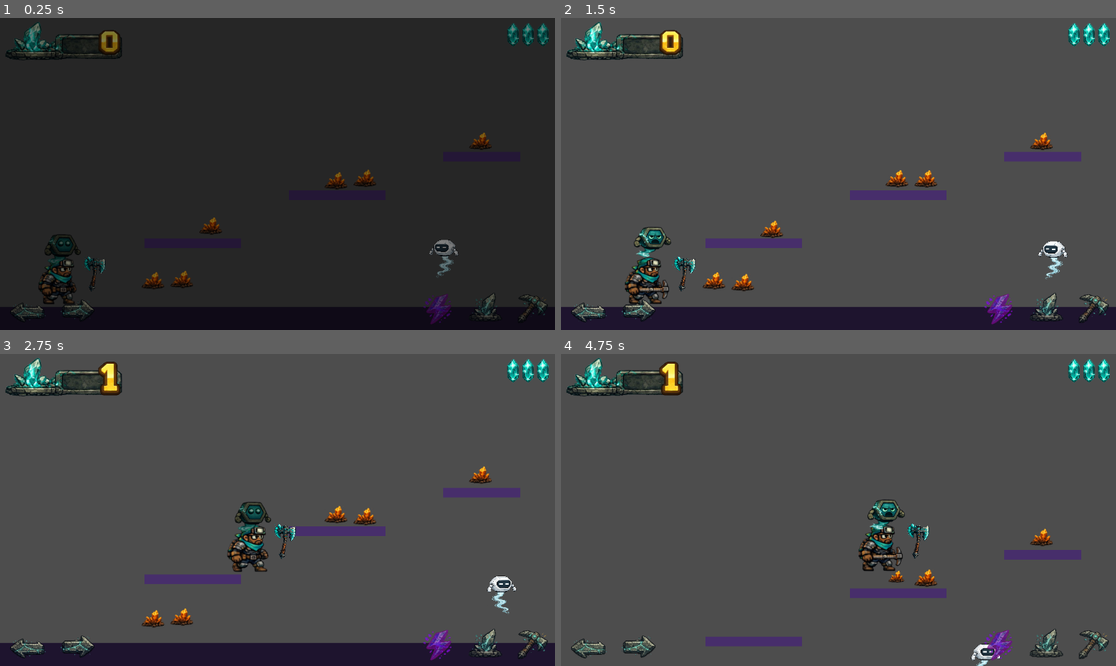
Above: before the commit, frames 1-4 (two rows, left to right).
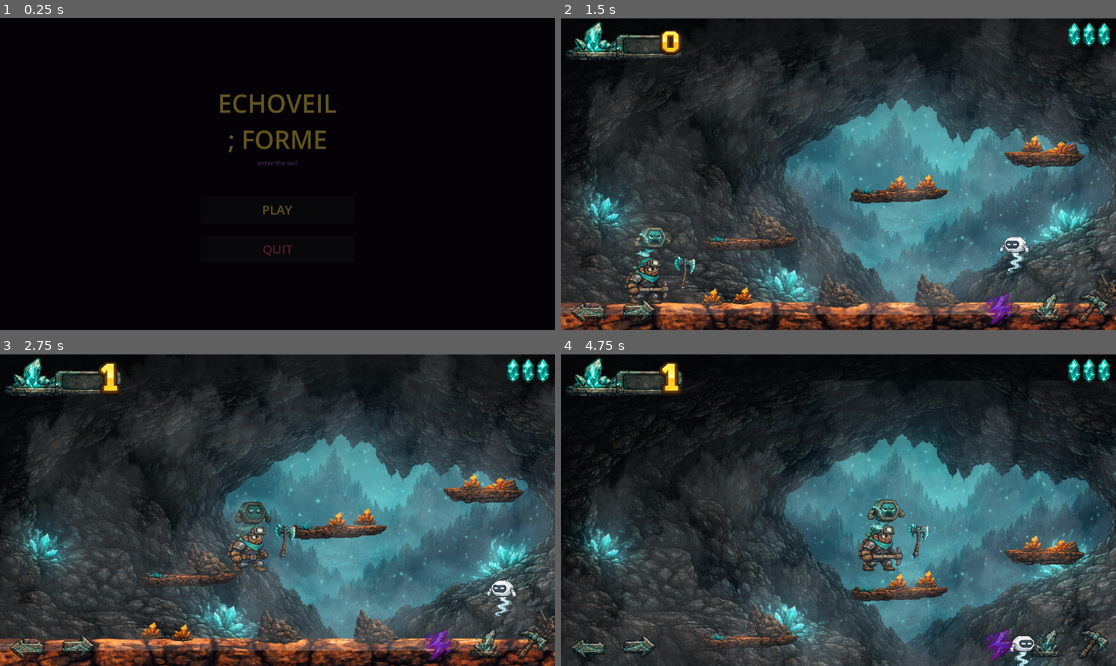
Above: after the commit, the same moments.

Repository: humeurworld-hash/echoveil-forme
Game: Godot game, scene res://main_menu.tscn
The game is run twice, just before and just after one commit, with the same random seed, the same clock (stepped at 60 frames per second) and the same inputs. Before the commit the project starts from res://level1.tscn. Sound files missing from this copy of the repository are replaced by a short silence.
Inputs (mouse positions are in pixels of both pictures, inside the frame that each line leads up to):
- Up to frame 1 (0.25 s): no input
- Up to frame 2 (1.5 s): click (838, 208) at 0.5 s, where only the run after the commit has a clickable "PLAY"; hold D (move_right) from 1.28 s (still down); tap X (swing) at 1.35 s
- Up to frame 3 (2.75 s): keep holding D (move_right); tap Space (jump) at 1.52, 2.27 s; tap E (break_power) at 2.1 s; tap X (swing) at 2.3 s
- Up to frame 4 (4.75 s): release D (move_right) at 2.78 s; hold A (move_left) 2.78-3.53 s; tap X (swing) at 2.85, 3.6, 4.55 s; hold D (move_right) from 3.53 s (still down); tap Space (jump) at 3.77, 4.52 s; tap E (break_power) at 4.35 s

The runs differ from the first frame. In frame 1, 92% of the frame differs, in the area x 0-100%, y 0-99%; in frame 2, 83%; in frame 3, 83%; in frame 4, 84%.

Commit message:
Add main menu, level exit portal, rock break — complete level 1 loop
- main_menu.gd / main_menu.tscn: dark cave menu with Play/Quit, fade transitions, music
- level_exit.gd / level_exit.tscn: pulsing purple portal at end of level, fades to next level (or main menu if level doesn't exist yet)
- rock.gd / rock.tscn: destructible rocks with 2 HP, shard drop, shake on hit, break sound
- level1.tscn: add level exit instance at x=1955, add rock + ledge texture ext_resources
- player.gd: fade_in on _ready so level always opens with a clean transition
- project.godot: main scene changed from level1 to main_menu
- Platform textures (Ledge long/two/three/Ledge, Background, Fog, ground stone) committed

Co-Authored-By: Claude Sonnet 4.6 <noreply@anthropic.com>

Diff:
--- a/level1.tscn
+++ b/level1.tscn
@@ -1,16 +1,25 @@
 [gd_scene format=3 uid="uid://c5g0sg05pbfyc"]
 
 [ext_resource type="Script" uid="uid://2amuy46p2t3q" path="res://player.gd" id="1_player"]
+[ext_resource type="Texture2D" uid="uid://c2j7t6f25unu6" path="res://echoveil/platforms/ground_stone 2.PNG" id="2_hx44q"]
 [ext_resource type="SpriteFrames" uid="uid://dgco3rqfqmgyb" path="res://player_frames.tres" id="2_pframes"]
 [ext_resource type="SpriteFrames" uid="uid://c7ronklbxhj4o" path="res://fuse_frames.tres" id="3_fframes"]
 [ext_resource type="Script" uid="uid://crdyrd1tl85hc" path="res://hud.gd" id="4_hud"]
+[ext_resource type="Texture2D" uid="uid://bx53b5qrbdjlv" path="res://echoveil/platforms/Ledge long.png" id="5_3l65w"]
 [ext_resource type="PackedScene" path="res://drone.tscn" id="5_drone"]
 [ext_resource type="PackedScene" path="res://shard.tscn" id="6_shard"]
-[ext_resource type="PackedScene" path="res://touch_controls.tscn" id="11_touch"]
 [ext_resource type="Texture2D" uid="uid://drtijhohgh5ro" path="res://echoveil/forme/Glowing fantasy battle axe design.png" id="7_axe"]
 [ext_resource type="AudioStream" uid="uid://dlwq17pgqpsr" path="res://echoveil/music/Mist in the Circuit-2.mp3" id="8_music"]
 [ext_resource type="Texture2D" uid="uid://f0lwj0rbq0qt" path="res://echoveil/UI/mourk counter/220E297F-BA40-4195-9E91-D295DD553BA9-2.png" id="9_mc"]
 [ext_resource type="Texture2D" uid="uid://5h85q5nijjse" path="res://echoveil/UI/Life shards/220E297F-BA40-4195-9E91-D295DD553BA9-1.png" id="10_ls"]
+[ext_resource type="PackedScene" path="res://touch_controls.tscn" id="11_touch"]
+[ext_resource type="Texture2D" uid="uid://dsl4xo7l1hlh3" path="res://echoveil/platforms/Background_far layer.PNG" id="13_bg"]
+[ext_resource type="Texture2D" uid="uid://djo8ohk2ayp4g" path="res://echoveil/platforms/Fog layer.PNG" id="16_fog"]
+[ext_resource type="Texture2D" uid="uid://dfo6gvdmoemta" path="res://echoveil/platforms/Ledge two.png" id="17_ledge2"]
+[ext_resource type="Texture2D" uid="uid://dggeirass816s" path="res://echoveil/platforms/Ledge three.png" id="18_ledge3"]
+[ext_resource type="Texture2D" uid="uid://btmstgmf1oads" path="res://echoveil/platforms/Ledge.png" id="19_ledge1"]
+[ext_resource type="PackedScene" path="res://rock.tscn" id="20_rock"]
+[ext_resource type="PackedScene" path="res://level_exit.tscn" id="21_exit"]
 
 [sub_resource type="RectangleShape2D" id="s_ground"]
 size = Vector2(3000, 32)
@@ -22,7 +31,7 @@
 size = Vector2(20, 800)
 
 [sub_resource type="RectangleShape2D" id="s_plat1"]
-size = Vector2(200, 20)
+size = Vector2(191, 20)
 
 [sub_resource type="RectangleShape2D" id="s_plat2"]
 size = Vector2(200, 20)
@@ -34,7 +43,7 @@
 size = Vector2(200, 20)
 
 [sub_resource type="RectangleShape2D" id="s_player"]
-size = Vector2(114, 122)
+size = Vector2(114, 105)
 
 [sub_resource type="AtlasTexture" id="at_mc"]
 atlas = ExtResource("9_mc")
@@ -45,6 +54,23 @@
 region = Rect2(913, 413, 119, 230)
 
 [node name="Level1" type="Node2D" unique_id=450925954]
+
+[node name="Background" type="CanvasLayer" parent="." unique_id=111000001]
+layer = -10
+
+[node name="FarLayer" type="TextureRect" parent="Background" unique_id=111000002]
+anchors_preset = 15
+anchor_right = 1.0
+anchor_bottom = 1.0
+offset_left = -11.0
+offset_top = 1.0
+offset_right = 869.0
+offset_bottom = 1.0
+grow_horizontal = 2
+grow_vertical = 2
+texture = ExtResource("13_bg")
+expand_mode = 1
+stretch_mode = 1
 
 [node name="Music" type="AudioStreamPlayer" parent="." unique_id=413034785]
 stream = ExtResource("8_music")
@@ -57,12 +83,13 @@
 [node name="CollisionShape2D" type="CollisionShape2D" parent="Ground" unique_id=2065281455]
 shape = SubResource("s_ground")
 
-[node name="ColorRect" type="ColorRect" parent="Ground" unique_id=350820970]
-offset_left = -1500.0
-offset_top = -16.0
-offset_right = 1500.0
-offset_bottom = 400.0
-color = Color(0.12, 0.08, 0.18, 1)
+[node name="GroundTex" type="TextureRect" parent="Ground" unique_id=350820970]
+offset_left = -1013.0
+offset_top = -187.0
+offset_right = 1031.0
+offset_bottom = 386.0
+texture = ExtResource("2_hx44q")
+expand_mode = 1
 
 [node name="WallLeft" type="StaticBody2D" parent="." unique_id=648516044]
 position = Vector2(-10, 300)
@@ -76,18 +103,26 @@
 [node name="CollisionShape2D" type="CollisionShape2D" parent="WallRight" unique_id=368816069]
 shape = SubResource("s_wall_r")
 
+[node name="Fog" type="Sprite2D" parent="." unique_id=555000001]
+modulate = Color(1, 1, 1, 0.72)
+z_index = 1
+position = Vector2(1000, 270.93)
+scale = Vector2(0.518, 1.1165401)
+texture = ExtResource("16_fog")
+
 [node name="Platform1" type="StaticBody2D" parent="." unique_id=1654967156]
 position = Vector2(400, 520)
 
 [node name="CollisionShape2D" type="CollisionShape2D" parent="Platform1" unique_id=580620553]
+position = Vector2(-4.5, 0)
 shape = SubResource("s_plat1")
 
-[node name="ColorRect" type="ColorRect" parent="Platform1" unique_id=878719617]
-offset_left = -100.0
-offset_top = -10.0
-offset_right = 100.0
-offset_bottom = 10.0
-color = Color(0.28, 0.18, 0.42, 1)
+[node name="LedgeTex" type="Sprite2D" parent="Platform1" unique_id=878719617]
+position = Vector2(122.00003, -9)
+scale = Vector2(0.3296484, 0.26)
+texture = ExtResource("5_3l65w")
+region_enabled = true
+region_rect = Rect2(0, 0, 1536, 650)
 
 [node name="Platform2" type="StaticBody2D" parent="." unique_id=689530374]
 position = Vector2(700, 420)
@@ -95,12 +130,12 @@
 [node name="CollisionShape2D" type="CollisionShape2D" parent="Platform2" unique_id=1235542999]
 shape = SubResource("s_plat2")
 
-[node name="ColorRect" type="ColorRect" parent="Platform2" unique_id=1057959165]
-offset_left = -100.0
-offset_top = -10.0
-offset_right = 100.0
-offset_bottom = 10.0
-color = Color(0.28, 0.18, 0.42, 1)
+[node name="LedgeTex" type="Sprite2D" parent="Platform2" unique_id=1057959165]
+position = Vector2(133.15997, -9)
+scale = Vector2(0.33442703, 0.26)
+texture = ExtResource("5_3l65w")
+region_enabled = true
+region_rect = Rect2(0, 0, 1536, 650)
 
 [node name="Platform3" type="StaticBody2D" parent="." unique_id=2100985263]
 position = Vector2(1000, 340)
@@ -108,12 +143,12 @@
 [node name="CollisionShape2D" type="CollisionShape2D" parent="Platform3" unique_id=829735404]
 shape = SubResource("s_plat3")
 
-[node name="ColorRect" type="ColorRect" parent="Platform3" unique_id=1672591674]
-offset_left = -80.0
-offset_top = -10.0
-offset_right = 80.0
-offset_bottom = 10.0
-color = Color(0.28, 0.18, 0.42, 1)
+[node name="LedgeTex" type="Sprite2D" parent="Platform3" unique_id=1672591674]
+position = Vector2(-147, -39)
+scale = Vector2(0.3296484, 0.26)
+texture = ExtResource("17_ledge2")
+region_enabled = true
+region_rect = Rect2(0, 0, 1536, 650)
 
 [node name="Platform4" type="StaticBody2D" parent="." unique_id=1393546088]
 position = Vector2(1300, 460)
@@ -121,12 +156,12 @@
 [node name="CollisionShape2D" type="CollisionShape2D" parent="Platform4" unique_id=1143614657]
 shape = SubResource("s_plat4")
 
-[node name="ColorRect" type="ColorRect" parent="Platform4" unique_id=1784020651]
-offset_left = -100.0
-offset_top = -10.0
-offset_right = 100.0
-offset_bottom = 10.0
-color = Color(0.28, 0.18, 0.42, 1)
+[node name="LedgeTex" type="Sprite2D" parent="Platform4" unique_id=1784020651]
+position = Vector2(-253.99994, 41.000008)
+scale = Vector2(0.50143886, 0.32999998)
+texture = ExtResource("18_ledge3")
+region_enabled = true
+region_rect = Rect2(0, 0, 1536, 650)
 
 [node name="Platform5" type="StaticBody2D" parent="." unique_id=845778228]
 position = Vector2(1650, 380)
@@ -134,12 +169,12 @@
 [node name="CollisionShape2D" type="CollisionShape2D" parent="Platform5" unique_id=45650536]
 shape = SubResource("s_plat1")
 
-[node name="ColorRect" type="ColorRect" parent="Platform5" unique_id=322435908]
-offset_left = -100.0
-offset_top = -10.0
-offset_right = 100.0
-offset_bottom = 10.0
-color = Color(0.28, 0.18, 0.42, 1)
+[node name="LedgeTex" type="Sprite2D" parent="Platform5" unique_id=322435908]
+position = Vector2(342.45752, 92)
+scale = Vector2(0.5801335, 0.33461532)
+texture = ExtResource("19_ledge1")
+region_enabled = true
+region_rect = Rect2(0, 0, 1536, 650)
 
 [node name="Player" type="CharacterBody2D" parent="." unique_id=470107600 groups=["player"]]
 position = Vector2(180, 580)
@@ -165,7 +200,7 @@
 texture = ExtResource("7_axe")
 
 [node name="CollisionShape2D" type="CollisionShape2D" parent="Player" unique_id=344234082]
-position = Vector2(-62, 14)
+position = Vector2(-62, 22.5)
 shape = SubResource("s_player")
 
 [node name="Camera2D" type="Camera2D" parent="Player" unique_id=942498202]
@@ -185,28 +220,43 @@
 position = Vector2(900, 560)
 
 [node name="Shard1" parent="." unique_id=1472864411 instance=ExtResource("6_shard")]
-position = Vector2(320, 600)
+position = Vector2(315, 632)
 
 [node name="Shard2" parent="." unique_id=1050880144 instance=ExtResource("6_shard")]
-position = Vector2(380, 600)
+position = Vector2(380, 633)
 
 [node name="Shard3" parent="." unique_id=1534389029 instance=ExtResource("6_shard")]
-position = Vector2(440, 488)
+position = Vector2(437, 497)
 
 [node name="Shard4" parent="." unique_id=492942105 instance=ExtResource("6_shard")]
-position = Vector2(700, 388)
+position = Vector2(701, 398)
 
 [node name="Shard5" parent="." unique_id=2119158844 instance=ExtResource("6_shard")]
-position = Vector2(760, 388)
+position = Vector2(760, 395)
 
 [node name="Shard6" parent="." unique_id=1479138252 instance=ExtResource("6_shard")]
-position = Vector2(1000, 308)
+position = Vector2(981, 317)
 
 [node name="Shard7" parent="." unique_id=2056878147 instance=ExtResource("6_shard")]
-position = Vector2(1300, 428)
+position = Vector2(1255, 439)
 
 [node name="Shard8" parent="." unique_id=193639214 instance=ExtResource("6_shard")]
 position = Vector2(1650, 348)
+
+[node name="Rock1" parent="." unique_id=50156717 instance=ExtResource("20_rock")]
+position = Vector2(580, 610)
+
+[node name="Rock2" parent="." unique_id=1834860937 instance=ExtResource("20_rock")]
+position = Vector2(780, 610)
+
+[node name="Rock3" parent="." unique_id=1360775910 instance=ExtResource("20_rock")]
+position = Vector2(430, 470)
+
+[node name="Rock4" parent="." unique_id=1259694235 instance=ExtResource("20_rock")]
+position = Vector2(1150, 610)
+
+[node name="LevelExit" parent="." unique_id=1867320001 instance=ExtResource("21_exit")]
+position = Vector2(1955, 552)
 
 [node name="HUD" type="CanvasLayer" parent="." unique_id=458924752]
 script = ExtResource("4_hud")
@@ -281,4 +331,4 @@
 theme_override_font_sizes/font_size = 20
 horizontal_alignment = 2
 
-[node name="TouchControls" parent="." instance=ExtResource("11_touch")]
+[node name="TouchControls" parent="." unique_id=1419975432 instance=ExtResource("11_touch")]
--- /dev/null
+++ b/level_exit.gd
@@ -0,0 +1,41 @@
+extends Area2D
+
+var triggered: bool = false
+var pulse: float = 0.0
+
+func _ready() -> void:
+	body_entered.connect(_on_body_entered)
+
+func _process(delta: float) -> void:
+	pulse += delta * 2.2
+	queue_redraw()
+
+func _draw() -> void:
+	var alpha = 0.38 + sin(pulse) * 0.22
+	# Portal glow fill
+	draw_rect(Rect2(-32, -100, 64, 200), Color(0.45, 0.08, 0.95, alpha))
+	# Portal border
+	draw_rect(Rect2(-32, -100, 64, 200), Color(0.80, 0.45, 1.0, 0.55), false, 2.5)
+	# Inner shimmer line
+	var shimmer_x = sin(pulse * 1.3) * 10.0
+	draw_line(Vector2(shimmer_x, -90), Vector2(shimmer_x, 90), Color(1.0, 0.8, 1.0, 0.35), 4.0)
+	# "EXIT" label above portal
+	draw_string(ThemeDB.fallback_font, Vector2(-26, -112), "EXIT", HORIZONTAL_ALIGNMENT_LEFT, -1, 15, Color(0.91, 0.79, 0.30, 0.90))
+
+func _on_body_entered(body: Node2D) -> void:
+	if triggered:
+		return
+	if not body.is_in_group("player"):
+		return
+	triggered = true
+	GameState.save()
+	LevelManager.current_level += 1
+	var next_scene := "res://level%d.tscn" % LevelManager.current_level
+	if not ResourceLoader.exists(next_scene):
+		# Level doesn't exist yet — return to main menu
+		LevelManager.current_level = 0
+		next_scene = "res://main_menu.tscn"
+	TransitionLayer.fade_out(
+		func(): get_tree().call_deferred("change_scene_to_file", next_scene),
+		0.5
+	)
--- /dev/null
+++ b/level_exit.tscn
@@ -0,0 +1,12 @@
+[gd_scene format=3]
+
+[ext_resource type="Script" path="res://level_exit.gd" id="1_exit"]
+
+[sub_resource type="RectangleShape2D" id="RectangleShape2D_exit"]
+size = Vector2(64, 200)
+
+[node name="LevelExit" type="Area2D"]
+script = ExtResource("1_exit")
+
+[node name="CollisionShape2D" type="CollisionShape2D" parent="."]
+shape = SubResource("RectangleShape2D_exit")
--- /dev/null
+++ b/main_menu.gd
@@ -0,0 +1,79 @@
+extends Control
+
+func _ready() -> void:
+	# Dark cave background
+	var bg = ColorRect.new()
+	bg.color = Color(0.04, 0.01, 0.07, 1)
+	bg.set_anchors_preset(Control.PRESET_FULL_RECT)
+	add_child(bg)
+
+	# Centered VBox
+	var vbox = VBoxContainer.new()
+	vbox.set_anchors_preset(Control.PRESET_CENTER)
+	vbox.alignment = BoxContainer.ALIGNMENT_CENTER
+	vbox.custom_minimum_size = Vector2(320, 0)
+	vbox.grow_horizontal = Control.GROW_DIRECTION_BOTH
+	vbox.grow_vertical = Control.GROW_DIRECTION_BOTH
+	add_child(vbox)
+
+	# Title
+	var title = Label.new()
+	title.text = "ECHOVEIL\n; FORME"
+	title.horizontal_alignment = HORIZONTAL_ALIGNMENT_CENTER
+	title.add_theme_font_size_override("font_size", 52)
+	title.add_theme_color_override("font_color", Color(0.91, 0.79, 0.30, 1))
+	vbox.add_child(title)
+
+	# Subtitle
+	var sub = Label.new()
+	sub.text = "enter the veil"
+	sub.horizontal_alignment = HORIZONTAL_ALIGNMENT_CENTER
+	sub.add_theme_font_size_override("font_size", 13)
+	sub.add_theme_color_override("font_color", Color(0.55, 0.40, 0.70, 1))
+	vbox.add_child(sub)
+
+	var sp1 = Control.new()
+	sp1.custom_minimum_size = Vector2(0, 52)
+	vbox.add_child(sp1)
+
+	# Play button
+	var play_btn = Button.new()
+	play_btn.text = "PLAY"
+	play_btn.custom_minimum_size = Vector2(300, 56)
+	play_btn.add_theme_font_size_override("font_size", 26)
+	play_btn.add_theme_color_override("font_color", Color(0.91, 0.79, 0.30, 1))
+	play_btn.pressed.connect(_on_play_pressed)
+	vbox.add_child(play_btn)
+
+	var sp2 = Control.new()
+	sp2.custom_minimum_size = Vector2(0, 18)
+	vbox.add_child(sp2)
+
+	# Quit button
+	var quit_btn = Button.new()
+	quit_btn.text = "QUIT"
+	quit_btn.custom_minimum_size = Vector2(300, 56)
+	quit_btn.add_theme_font_size_override("font_size", 26)
+	quit_btn.add_theme_color_override("font_color", Color(0.75, 0.28, 0.38, 1))
+	quit_btn.pressed.connect(_on_quit_pressed)
+	vbox.add_child(quit_btn)
+
+	# Music
+	var music = AudioStreamPlayer.new()
+	music.stream = load("res://echoveil/music/Mist in the Circuit-2.mp3")
+	music.volume_db = -12.0
+	music.autoplay = true
+	add_child(music)
+
+	GameState.reset()
+	TransitionLayer.fade_in(0.6)
+
+func _on_play_pressed() -> void:
+	LevelManager.current_level = 1
+	TransitionLayer.fade_out(
+		func(): get_tree().call_deferred("change_scene_to_file", "res://level1.tscn"),
+		0.4
+	)
+
+func _on_quit_pressed() -> void:
+	get_tree().quit()
--- /dev/null
+++ b/main_menu.tscn
@@ -0,0 +1,9 @@
+[gd_scene format=3]
+
+[ext_resource type="Script" path="res://main_menu.gd" id="1_menu"]
+
+[node name="MainMenu" type="Control"]
+anchors_preset = 15
+anchor_right = 1.0
+anchor_bottom = 1.0
+script = ExtResource("1_menu")
--- a/player.gd
+++ b/player.gd
@@ -43,6 +43,7 @@
 
 func _ready() -> void:
 	add_to_group("player")
+	TransitionLayer.fade_in(0.4)
 
 	swing_sound.stream = load("res://echoveil/music/animations/axe swing.mp3")
 	swing_sound.volume_db = -15.0
@@ -240,12 +241,13 @@
 	fuse_sprite.modulate = Color(1.0, 1.0, 1.0, 1.0)
 	fuse_sprite.play(&"react")
 
-	var hit_pos = global_position + Vector2(PICKAXE_RANGE * swing_dir, 227)
+	var hit_pos = global_position + Vector2(PICKAXE_RANGE * swing_dir, 22)
 
 	var space = get_world_2d().direct_space_state
 	var query = PhysicsPointQueryParameters2D.new()
 	query.position = hit_pos
 	query.collision_mask = 2
+	query.collide_with_bodies = true
 	query.collide_with_areas = true
 	var results = space.intersect_point(query)
 
--- a/project.godot
+++ b/project.godot
@@ -11,7 +11,7 @@
 [application]
 
 config/name="Echoveil; Forme"
-run/main_scene="res://level1.tscn"
+run/main_scene="res://main_menu.tscn"
 config/features=PackedStringArray("4.6", "GL Compatibility")
 config/icon="res://icon.svg"
 
--- /dev/null
+++ b/rock.gd
@@ -0,0 +1,36 @@
+extends StaticBody2D
+
+var health: int = 2
+var shard_scene: PackedScene = null
+
+func _ready() -> void:
+	shard_scene = load("res://shard.tscn")
+
+func take_damage(amount: int) -> void:
+	health -= amount
+
+	if health <= 0:
+		spawn_shards()
+		queue_free()
+		return
+
+	# Shake on hit
+	var tween = create_tween()
+	tween.tween_property(self, "position",
+		position + Vector2(randf_range(-3, 3), randf_range(-3, 3)), 0.05)
+	tween.tween_property(self, "position",
+		position, 0.05)
+
+func spawn_shards() -> void:
+	var break_sound = AudioStreamPlayer.new()
+	break_sound.stream = load("res://echoveil/music/animations/Rock break.mp3")
+	get_parent().add_child(break_sound)
+	break_sound.play()
+	break_sound.finished.connect(break_sound.queue_free)
+
+	for i in range(2):
+		if shard_scene:
+			var shard = shard_scene.instantiate()
+			shard.position = global_position + Vector2(
+				randf_range(-15, 15), randf_range(-10, 0))
+			get_parent().add_child(shard)
--- /dev/null
+++ b/rock.tscn
@@ -0,0 +1,19 @@
+[gd_scene format=3]
+
+[ext_resource type="Script" path="res://rock.gd" id="1_rock"]
+[ext_resource type="Texture2D" path="res://echoveil/platforms/Rock.png" id="2_rocktex"]
+
+[sub_resource type="RectangleShape2D" id="RectangleShape2D_rock"]
+size = Vector2(108, 96)
+
+[node name="rock" type="StaticBody2D"]
+collision_layer = 2
+script = ExtResource("1_rock")
+
+[node name="Sprite2D" type="Sprite2D" parent="."]
+position = Vector2(0, 0)
+scale = Vector2(0.42, 0.47)
+texture = ExtResource("2_rocktex")
+
+[node name="CollisionShape2D" type="CollisionShape2D" parent="."]
+shape = SubResource("RectangleShape2D_rock")
Binary file added: echoveil/platforms/Background_far layer.PNG
Binary file added: echoveil/platforms/Fog layer.PNG
Binary file added: echoveil/platforms/Ledge long.png
Binary file added: echoveil/platforms/Ledge three.png
Binary file added: echoveil/platforms/Ledge two.png
Binary file added: echoveil/platforms/Ledge.png
Binary file added: echoveil/platforms/ground_stone 2.PNG
